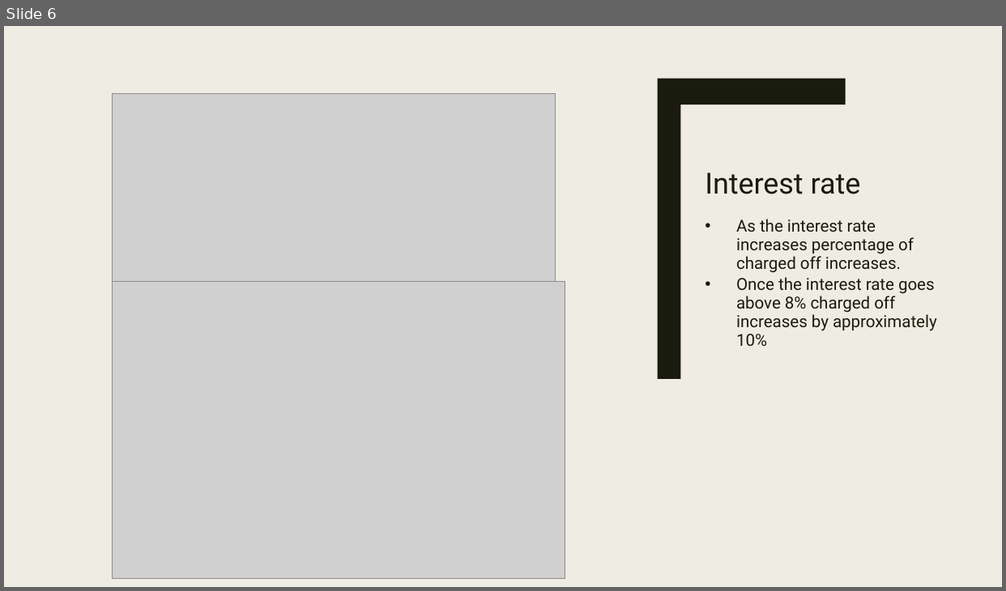
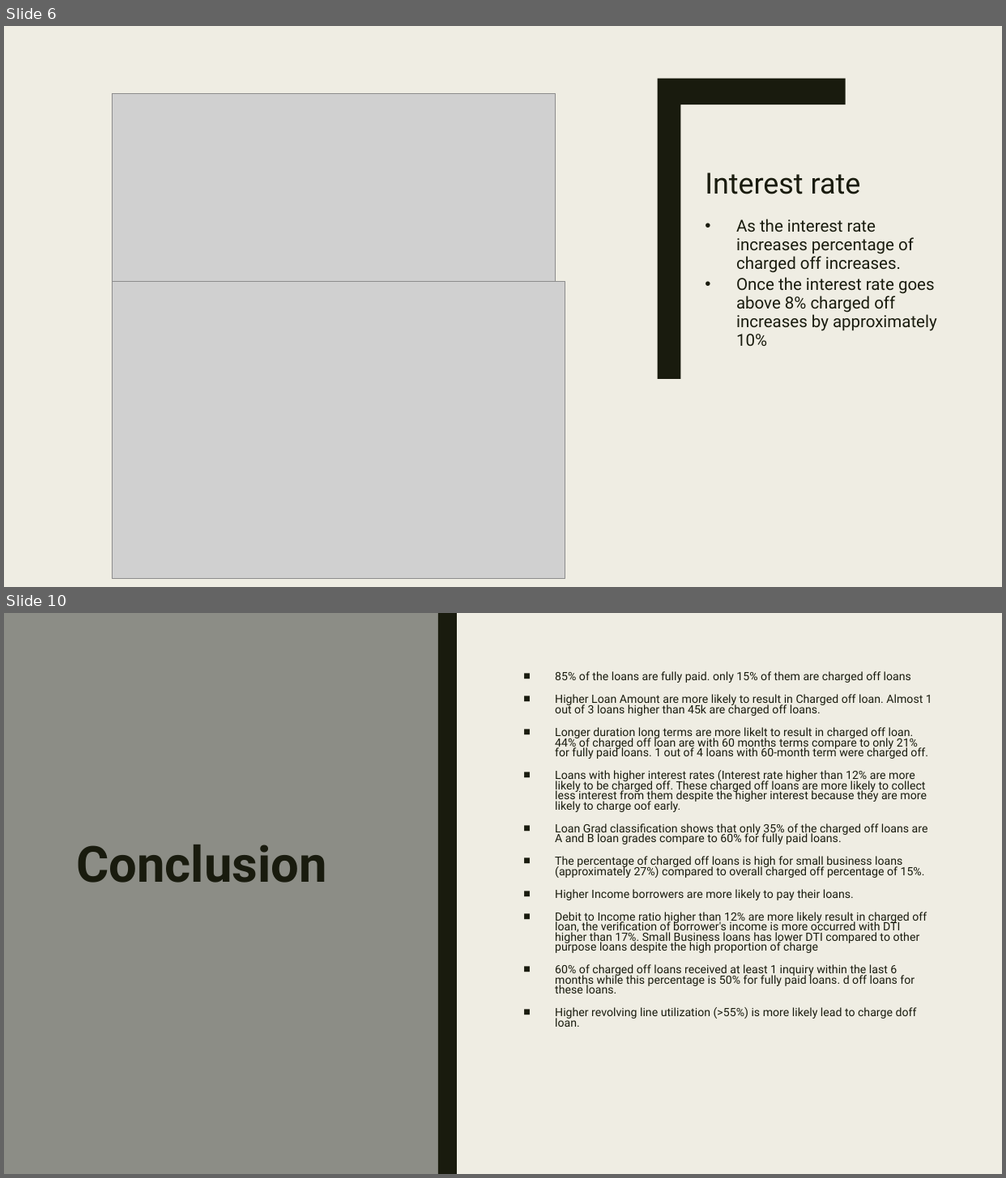
Before and after one commit to npalupunoori/LendingClubCaseStudy, a slide deck: LendingClubCaseStudy.pptx. Shown one above the other, each under a label of ours: slide 6 before the commit, slides 6 and 10 after it; the slides between them are not shown. The pictures are 1006x591 and 1006x1178 pixels, drawn with LibreOffice and Linux fonts; fonts in the diff are those of the drawing; grey boxes stand for pictures. Boxes give left, top, right and bottom in pixels: in the first picture for what was removed or moved away, otherwise in the second. Text is boxed around its words. In the diff, an @@ line names an element or a change of style, - is before the commit and + after.

Commit message:
Adding conclusion and pdf  foemt

```diff
--- a/LendingClubCaseStudy.pptx
+++ b/LendingClubCaseStudy.pptx
@@ slide 10 added at box(4, 613, 1002, 1174), background #EFEDE3; not listed: 2 template elements that a slide beside it also shows @@
@@ text added at box(555, 671, 932, 1027), 11 pt, text #191B0E @@
+■ 85% of the loans are fully paid. only 15% of them are charged off loans
+■ Higher Loan Amount are more likely to result in Charged off loan. Almost 1 out of 3 loans higher than 45k are charged off loans.
+■ Longer duration long terms are more likelt to result in charged off loan. 44% of charged off loan are with 60 months terms compare to only 21% for fully paid loans. 1 out of 4 loans with 60-month term were charged off.
+■ Loans with higher interest rates (Interest rate higher than 12% are more likely to be charged off. These charged off loans are more likely to collect less interest from them despite the higher interest because they are more likely to charge oof early.
+■ Loan Grad classification shows that only 35% of the charged off loans are A and B loan grades compare to 60% for fully paid loans.
+■ The percentage of charged off loans is high for small business loans (approximately 27%) compared to overall charged off percentage of 15%.
+■ Higher Income borrowers are more likely to pay their loans.
+■ Debit to Income ratio higher than 12% are more likely result in charged off loan, the verification of borrower's income is more occurred with DTI higher than 17%. Small Business loans has lower DTI compared to other purpose loans despite the high proportion of charge
+■ 60% of charged off loans received at least 1 inquiry within the last 6 months while this percentage is 50% for fully paid loans. d off loans for these loans.
+■ Higher revolving line utilization (>55%) is more likely lead to charge doff loan.
@@ title added at box(76, 845, 327, 883), 48 pt, text #191B0E, bold @@
+Conclusion
```
Also in this commit, not shown: 1 slide changed, 3 other slides added, 1 other file.
